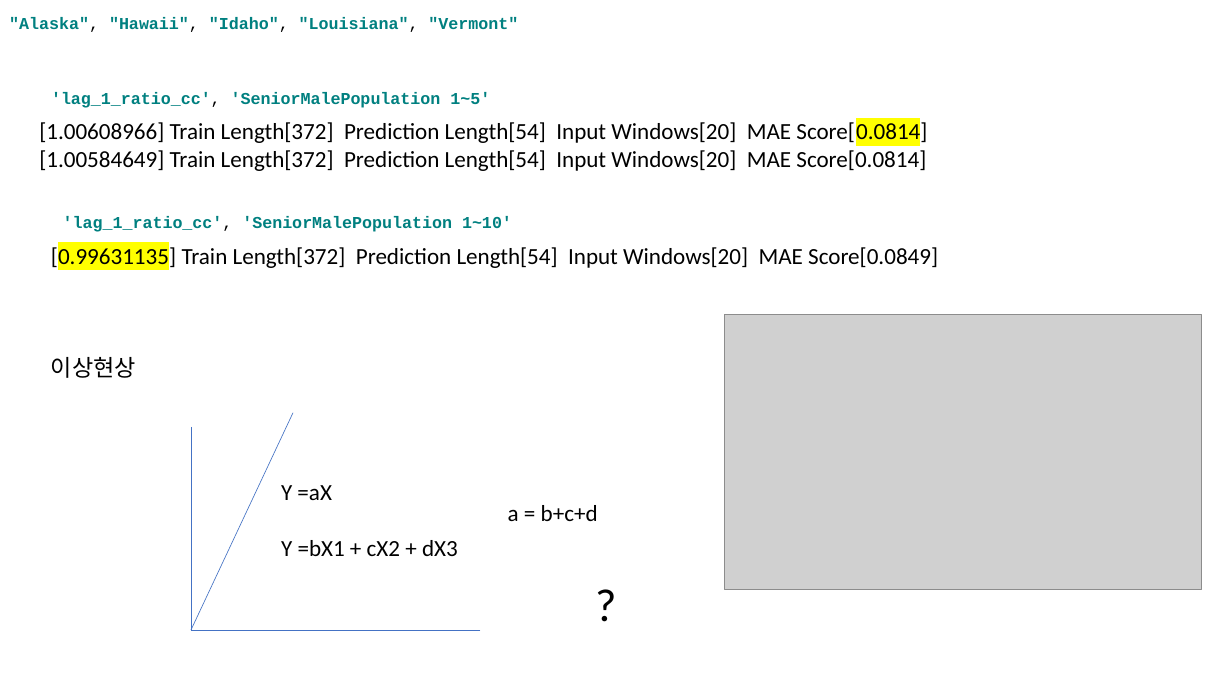
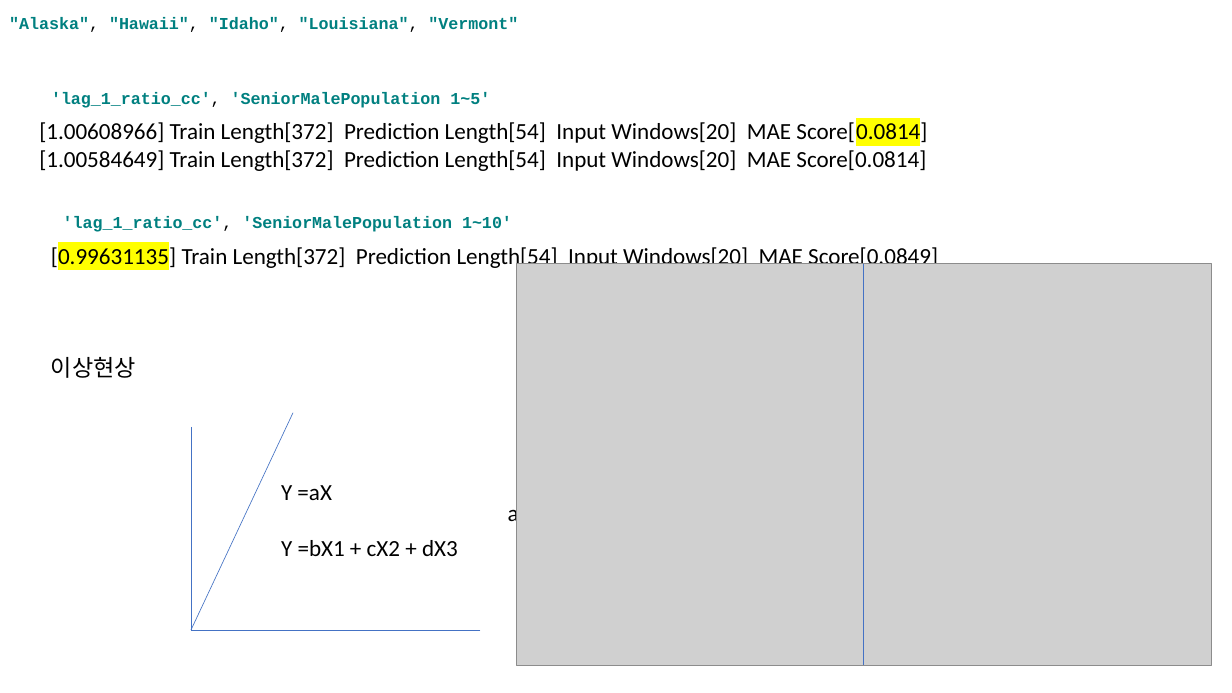
Before and after one commit to pcyoung75/GlobalForecasting, a slide deck: slide 94 of doc/Paper Images.pptx. Drawn at 1232x693 pixels with LibreOffice and Linux fonts; fonts in the diff are those of the drawing; grey boxes stand for pictures. Boxes give left, top, right and bottom in pixels: in the first picture for what was removed or moved away, otherwise in the second. Text is boxed around its words. In the diff, an @@ line names an element or a change of style, - is before the commit and + after.

```diff
--- a/doc/Paper Images.pptx
+++ b/doc/Paper Images.pptx
@@ picture: place and size @@
-picture at (725, 314, 1202, 590)
+picture at (517, 263, 1212, 665)
@@ line added from (864, 263) to (864, 665), #4472C4 0.5 pt @@
@@ text removed at (586, 571, 627, 637) @@
-?
```
Also in this commit, not shown: 1 other slide changed, 3 slides added, 3 other files.
